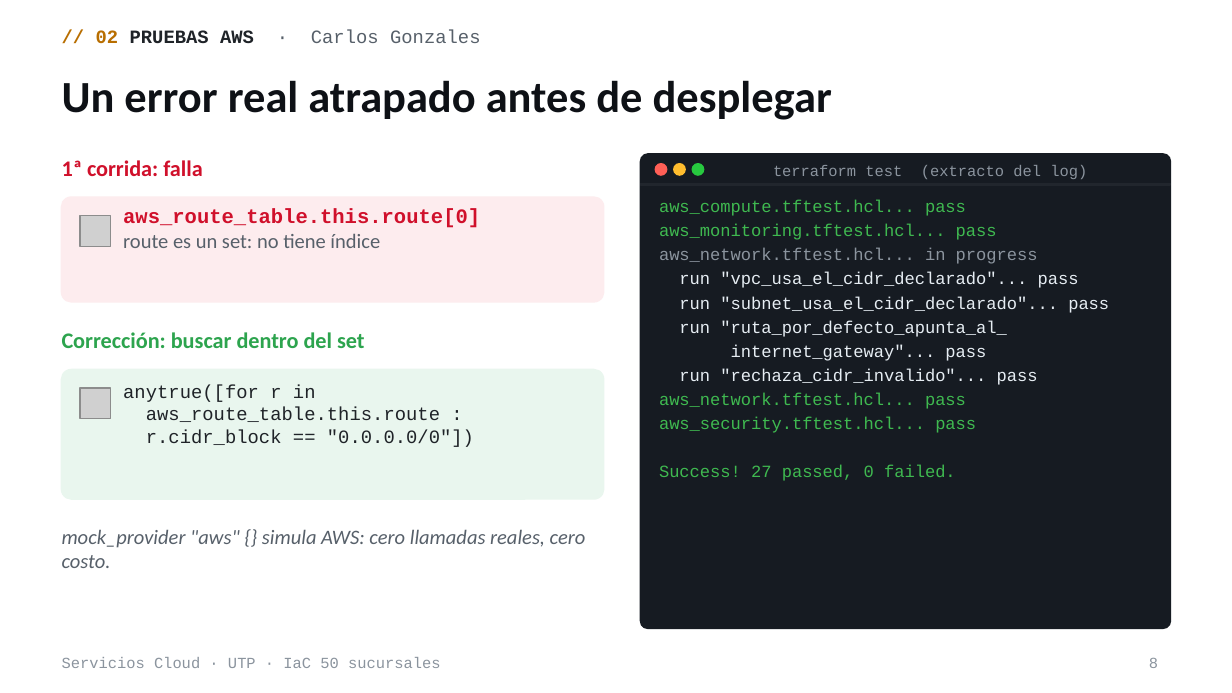
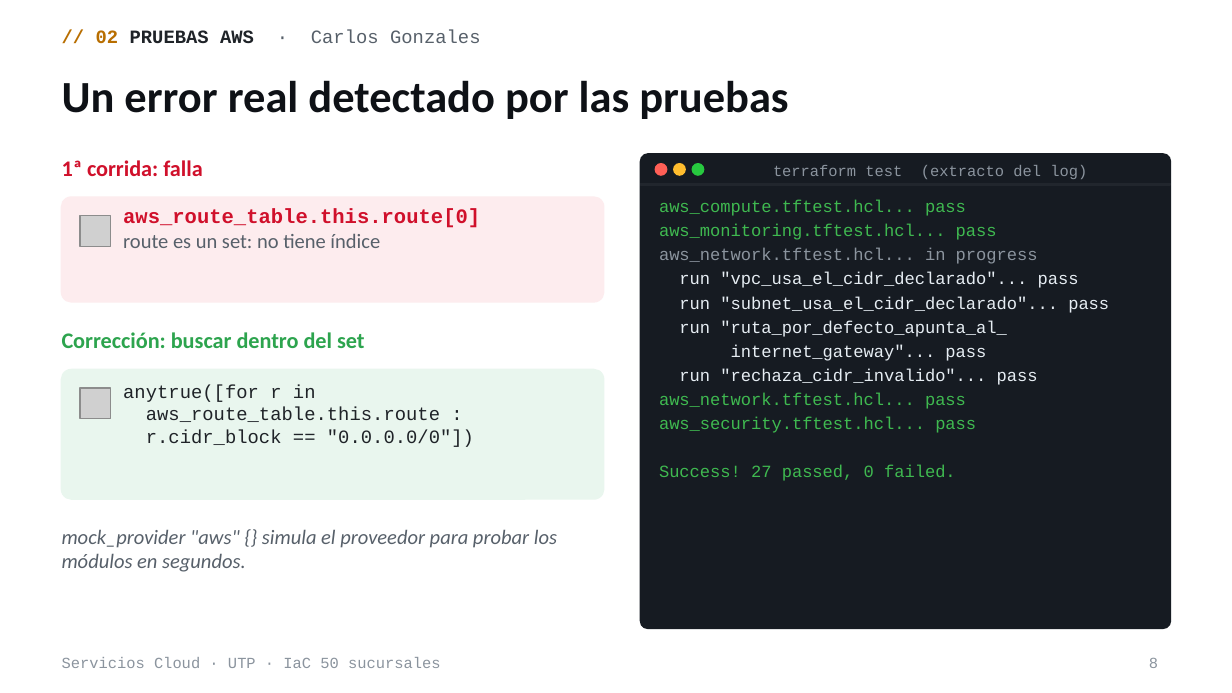
Before and after one commit to ThiagoIcochea/ServiciosCloudIAC, a slide deck: slide 8 of docs/academic/Sustentacion-IaC-50-Sucursales.pptx. Drawn at 1232x693 pixels with LibreOffice and Linux fonts; fonts in the diff are those of the drawing; grey boxes stand for pictures. Boxes give left, top, right and bottom in pixels: in the first picture for what was removed or moved away, otherwise in the second. Text is boxed around its words. In the diff, an @@ line names an element or a change of style, - is before the commit and + after.

```diff
--- a/docs/academic/Sustentacion-IaC-50-Sucursales.pptx
+++ b/docs/academic/Sustentacion-IaC-50-Sucursales.pptx
@@ title at bbox=[62, 80, 788, 119]: text changed @@
-Un error real atrapado antes de desplegar
+Un error real detectado por las pruebas
@@ text at bbox=[62, 529, 557, 572]: text changed @@
-mock_provider "aws" {} simula AWS: cero llamadas reales, cero costo.
+mock_provider "aws" {} simula el proveedor para probar los módulos en segundos.
```
Also in this commit, not shown: 7 other slides changed.
